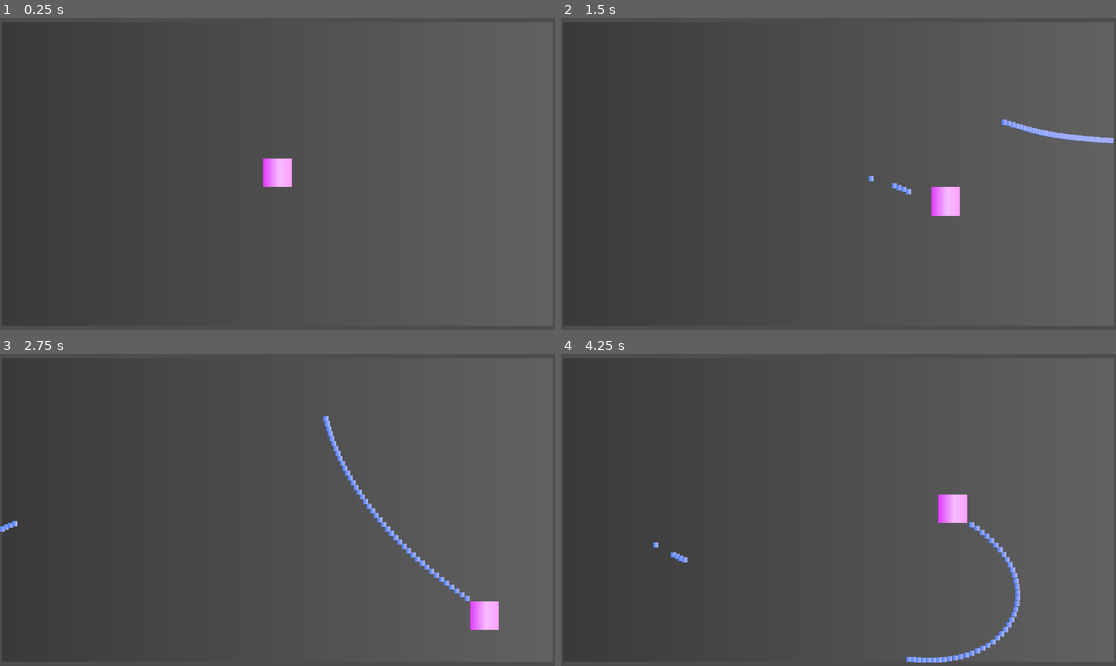
Above: before the commit, frames 1-4 (two rows, left to right).
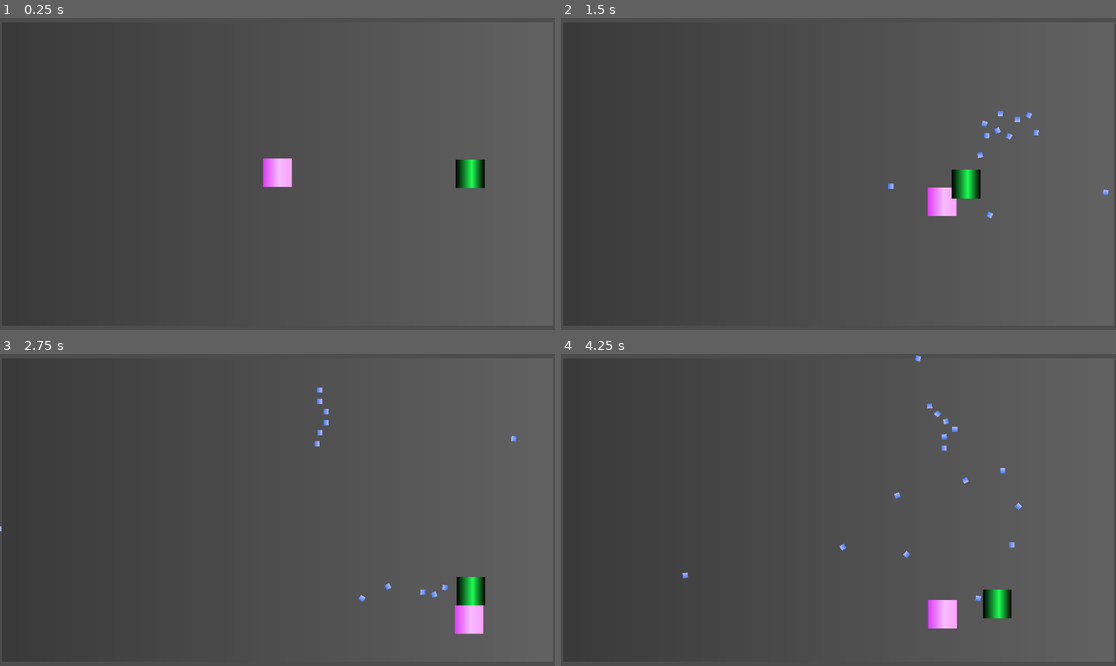
Above: after the commit, the same moments.

Repository: Benjaydev/ProjectGirlyPopnut
Game: Godot game, scene res://Maps/map_1.tscn
The game is run twice, just before and just after one commit, with the same random seed, the same clock (stepped at 60 frames per second) and the same inputs.
Inputs (mouse positions are in pixels of both pictures, inside the frame that each line leads up to):
- Up to frame 1 (0.25 s): no input
- Up to frame 2 (1.5 s): move the mouse to (960, 158) at 0.52 s; press the mouse at (960, 158) at 0.53 s; hold D (Right) 0.53-1.28 s; move the mouse to (727, 189) at 1.27 s; release the mouse at (727, 189) at 1.28 s; hold S (Down) from 1.28 s (still down); click (727, 189) at 1.35 s
- Up to frame 3 (2.75 s): move the mouse to (333, 441) at 2.02 s; release S (Down) at 2.03 s; press the mouse at (333, 441) at 2.03 s; hold D (Right) from 2.03 s (still down)
- Up to frame 4 (4.25 s): move the mouse to (810, 572) at 2.77 s; release D (Right) at 2.78 s; release the mouse at (810, 572) at 2.78 s; hold W (Up) 2.78-3.53 s; click (810, 572) at 2.85 s; move the mouse to (1005, 556) at 3.52 s; press the mouse at (1005, 556) at 3.53 s; hold A (Left) from 3.53 s (still down)

The runs differ from the first frame. In frame 1, 0.5% of the frame differs, in the area x 82-88%, y 45-55%; in frame 2, 1.5%; in frame 3, 2.0%; in frame 4, 2.5%, in the area x 16-84%, y 0-99%.

Commit message:
feat: Basic enemy that moves towards player

Diff:
--- /dev/null
+++ b/project-girly-popnut/Maps/enemy.gd
@@ -0,0 +1,12 @@
+class_name Enemy extends Character
+
+
+const SPEED = 300.0
+const JUMP_VELOCITY = -400.0
+
+
+func _physics_process(delta: float) -> void:
+	var dir = (Player.Instance.global_position-global_position).normalized()
+	velocity = dir*speed
+
+	move_and_slide()
--- a/project-girly-popnut/Maps/map_1.tscn
+++ b/project-girly-popnut/Maps/map_1.tscn
@@ -1,12 +1,24 @@
 [gd_scene format=3 uid="uid://dd3w5c2vrxfri"]
 
 [ext_resource type="PackedScene" uid="uid://j2hmnkk288h4" path="res://Prefabs/player.tscn" id="1_68don"]
+[ext_resource type="Script" uid="uid://dfvbjqx8l3d55" path="res://Scripts/global_manager.gd" id="2_6ktyl"]
+[ext_resource type="Script" uid="uid://djhl7ue6flptu" path="res://Maps/enemy.gd" id="2_hrima"]
 
 [sub_resource type="Gradient" id="Gradient_ku2vv"]
 colors = PackedColorArray(0.22670749, 0.22670749, 0.22670746, 1, 0.38170326, 0.38170323, 0.38170323, 1)
 
 [sub_resource type="GradientTexture2D" id="GradientTexture2D_thia8"]
 gradient = SubResource("Gradient_ku2vv")
+
+[sub_resource type="Gradient" id="Gradient_y6xdh"]
+offsets = PackedFloat32Array(0, 0.560241, 1)
+colors = PackedColorArray(0, 0, 0, 1, 0.11858783, 0.9999998, 0.32465428, 1, 0, 0, 0, 1)
+
+[sub_resource type="GradientTexture2D" id="GradientTexture2D_hrima"]
+gradient = SubResource("Gradient_y6xdh")
+
+[sub_resource type="CircleShape2D" id="CircleShape2D_csn78"]
+radius = 25.0
 
 [node name="Map1" type="Node2D" unique_id=1864018422]
 
@@ -17,5 +29,21 @@
 scale = Vector2(15.073001, 8.296875)
 texture = SubResource("GradientTexture2D_thia8")
 
-[node name="CharacterBody2D" parent="." unique_id=1418850383 instance=ExtResource("1_68don")]
+[node name="Player" parent="." unique_id=1418850383 instance=ExtResource("1_68don")]
 position = Vector2(0, -2)
+
+[node name="Enemy" type="CharacterBody2D" parent="." unique_id=1546647132]
+position = Vector2(375, 0)
+script = ExtResource("2_hrima")
+speed = 150.0
+
+[node name="Sprite2D" type="Sprite2D" parent="Enemy" unique_id=1414244726]
+z_index = 2
+scale = Vector2(0.78125, 0.78125)
+texture = SubResource("GradientTexture2D_hrima")
+
+[node name="CollisionShape2D" type="CollisionShape2D" parent="Enemy" unique_id=402248395]
+shape = SubResource("CircleShape2D_csn78")
+
+[node name="GlobalManager" type="Node2D" parent="Enemy" unique_id=1379855218]
+script = ExtResource("2_6ktyl")
--- a/project-girly-popnut/Prefabs/BasicBullet.tscn
+++ b/project-girly-popnut/Prefabs/BasicBullet.tscn
@@ -18,7 +18,6 @@
 
 [node name="CollisionShape2D" type="CollisionShape2D" parent="." unique_id=757783004]
 shape = SubResource("CircleShape2D_m3xw6")
-disabled = true
 
 [node name="Sprite2D" type="Sprite2D" parent="." unique_id=1880935658]
 z_index = 1
--- /dev/null
+++ b/project-girly-popnut/Scripts/character.gd
@@ -0,0 +1,25 @@
+class_name Character extends CharacterBody2D
+
+@export var speed : float = 250
+@export var maxHealth : float = 100
+var health : float = 100
+
+# Called when the node enters the scene tree for the first time.
+func _ready() -> void:
+	Reset()
+	pass # Replace with function body.
+
+func Reset():
+	health = maxHealth
+
+
+func _physics_process(delta: float) -> void:
+	move_and_slide()
+
+func Damage(damage):
+	health-=damage
+	if(health <= 0):
+		Kill()
+
+func Kill():
+	pass
--- a/project-girly-popnut/Scripts/player.gd
+++ b/project-girly-popnut/Scripts/player.gd
@@ -1,17 +1,16 @@
-extends CharacterBody2D
+class_name Player extends Character
 
-
-@export var speed : float = 250
 @export var shootFromDistance = 40
-@export var shootDelay = 0.001
+@export var shootDelay = 0.1
 var shootDelayTimer = 0;
-
 @export var bulletPackedScene : PackedScene
 
+static var Instance = null
 
 # Called when the node enters the scene tree for the first time.
 func _ready() -> void:
-	pass # Replace with function body.
+	super._ready()
+	Instance = self
 
 
 # Called every frame. 'delta' is the elapsed time since the previous frame.
@@ -19,13 +18,10 @@
 	pass
 
 func _physics_process(delta: float) -> void:
-	shootDelayTimer+=delta
-
-
 	var direction: Vector2 = Input.get_vector("Left", "Right", "Up", "Down")
 	velocity = direction * speed
-
-	move_and_slide()
+	super._physics_process(delta)
+	shootDelayTimer+=delta
 
 
 	if(Input.is_action_pressed("Shoot")):
Not shown, added: project-girly-popnut/Maps/enemy.gd.uid
Not shown: 1 places in project-girly-popnut/Prefabs/player.tscn that only renumber resources
Not shown, added: project-girly-popnut/Scripts/character.gd.uid
